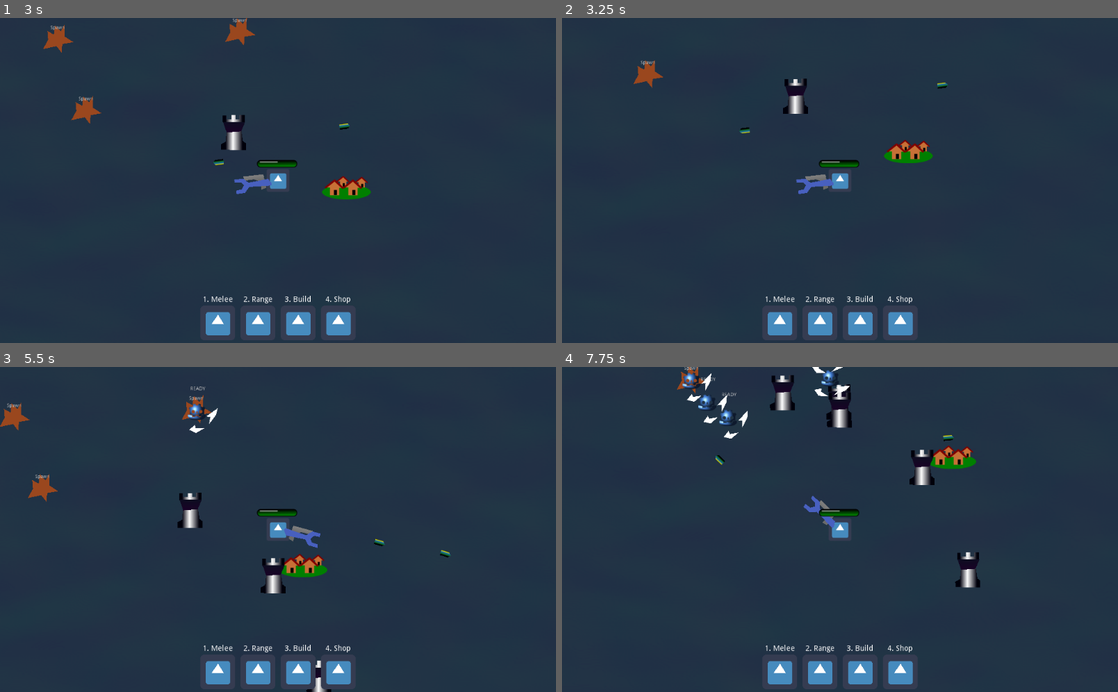
Above: before the commit, frames 1-4 (two rows, left to right).
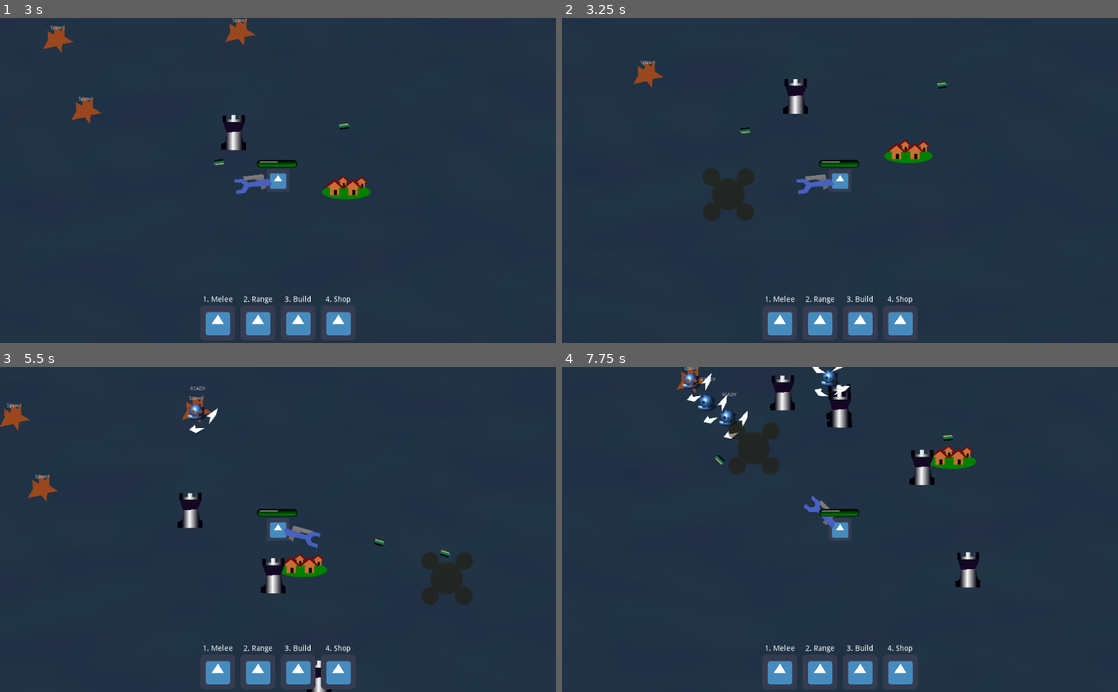
Above: after the commit, the same moments.

Repository: smclaughlan/GWJ52
Game: Godot game, scene res://Main.tscn
Same seed, same stepped clock (60 frames per second), same inputs: the game is played once before the commit and once after it. The engine's default icon, where the game draws it, is replaced by a stand-in: a white triangle on a blue panel in a dark square.
Inputs (mouse positions are in pixels of both pictures, inside the frame that each line leads up to):
- Up to frame 1 (3 s): click "Play" at 0.5 s; click (216, 323) at 1.27 s; tap Enter at 2 s; move the mouse to (400, 164) at 2.02 s; hold Right (ui_right) 2.03-2.78 s; hold G (build) 2.03-2.78 s; tap Space (shoot) at 2.3, 2.85 s; move the mouse to (166, 196) at 2.77 s; hold Down (ui_down) from 2.78 s (still down)
- Up to frame 2 (3.25 s): keep holding Down (ui_down); tap B (toggle_towerbuild) at 3.05 s
- Up to frame 3 (5.5 s): move the mouse to (333, 458) at 3.52 s; release Down (ui_down) at 3.53 s; hold Right (ui_right) 3.53-4.28 s; hold G (build) 3.53-4.28 s; tap B (toggle_towerbuild) at 3.6, 5.3 s; move the mouse to (250, 594) at 4.27 s; hold Up (ui_up) 4.28-5.03 s; tap G (build) at 4.35 s; tap Space (shoot) at 4.55 s; move the mouse to (444, 578) at 5.02 s; hold Left (ui_left) from 5.03 s (still down); hold Space (shoot) from 5.03 s (still down)
- Up to frame 4 (7.75 s): move the mouse to (673, 480) at 5.77 s; release Space (shoot) at 5.78 s; tap B (toggle_towerbuild) at 5.85, 7.55 s; tap G (build) at 6.05 s; move the mouse to (867, 529) at 6.52 s; release Left (ui_left) at 6.53 s; hold Down (ui_down) 6.53-7.28 s; hold G (build) 6.53-7.28 s; tap Space (shoot) at 6.8, 7.35 s; move the mouse to (756, 448) at 7.27 s; hold Right (ui_right) from 7.28 s (still down)

Frame 1 is identical in both runs. In frame 2, 1.0% of the frame differs, in the area x 25-35%, y 46-63%; in frame 3, 1.0%, in the area x 75-85%, y 57-74%; in frame 4, 1.0%.

Commit message:
trying to incorporate changes from towers_basic

Diff:
--- a/GodotProject/Scenes/Player/PlayerAvatar.gd
+++ b/GodotProject/Scenes/Player/PlayerAvatar.gd
@@ -1,7 +1,13 @@
 extends KinematicBody2D
+
+var tower_buildmode = load("res://Scenes/Objects/Towers/TowerBuildmode.tscn")
+var tower_base_scene = load("res://Scenes/Objects/Towers/TowerBase.tscn")
 
 var velocity : Vector2 = Vector2.ZERO
 var player_speed : float = 400.0
+var is_placing_tower : bool = false
+var tower_buildmode_visual = null
+#onready var weapons = $WeaponSlot.get_children()
 
 export var health : int = 100
 export var max_health : int = 100
@@ -48,6 +54,10 @@
 
 	velocity = Vector2.ZERO
 
+	if Input.is_action_just_released("toggle_towerbuild"):
+		toggle_towerbuildmode()
+	update_tower_build_visual()
+
 	if Input.is_action_pressed("ui_left"):
 		velocity += Vector2.LEFT
 	elif Input.is_action_pressed("ui_right"):
@@ -57,9 +67,17 @@
 	elif Input.is_action_pressed("ui_down"):
 		velocity += Vector2.DOWN
 
+
+	if Input.is_action_just_released("shoot") and is_placing_tower and tower_buildmode_visual.can_place:
+		var new_tower = tower_base_scene.instance()
+		new_tower.global_position = tower_buildmode_visual.global_position
+		get_tree().get_root().add_child(new_tower)
+		new_tower.init("fire")
+
 	velocity = velocity.normalized() * player_speed
 
 	velocity = move_and_slide(velocity * Global.game_speed) # delta not required
+
 
 func begin_dying():
 	# start a timer and play an animation. Maybe give the player a chance for a miracle recovery?
@@ -90,3 +108,25 @@
 
 func _on_DeathDialog_confirmed():
 	Global.stage_manager.return_to_main()
+
+func toggle_towerbuildmode():
+	is_placing_tower = !is_placing_tower
+	if is_placing_tower:
+		# Create green tower base to visualize where tower will be placed.
+		tower_buildmode_visual = tower_buildmode.instance()
+		tower_buildmode_visual.store_player(self)
+		get_tree().get_root().add_child(tower_buildmode_visual)
+	else:
+		# Stop showing the green tower base visual.
+		tower_buildmode_visual.queue_free()
+
+#	for weapon in weapons:
+#		if weapon.has_method("toggle_shooting"):
+#			weapon.toggle_shooting()
+
+
+func update_tower_build_visual():
+	if !is_placing_tower:
+		return
+
+	tower_buildmode_visual.global_position = get_global_mouse_position()
